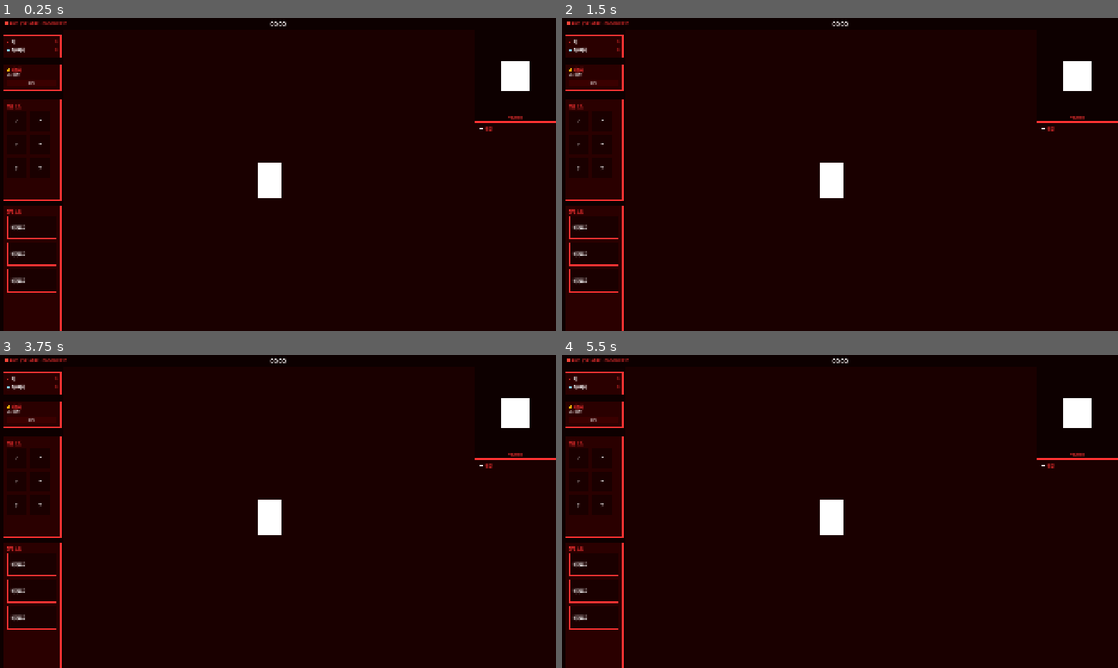
Above: before the commit, frames 1-4 (two rows, left to right).
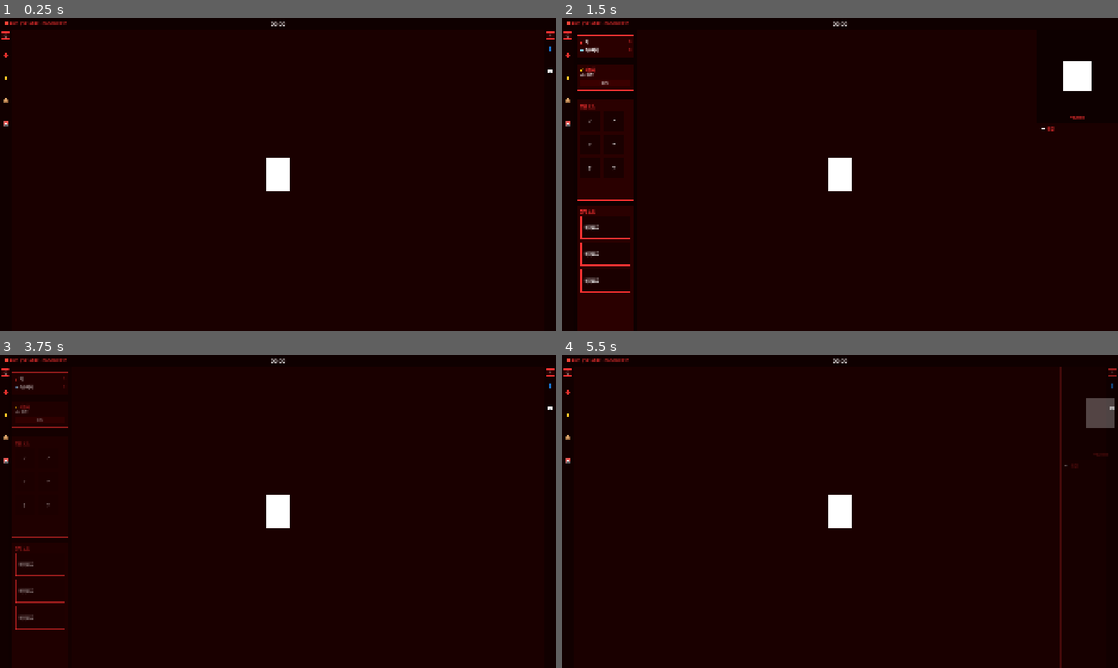
Above: after the commit, the same moments.

Repository: chalie-chariot/velmire
Game: Godot game, scene res://scenes/Main.tscn
The game is run twice, just before and just after one commit, with the same random seed, the same clock (stepped at 60 frames per second) and the same inputs.
Inputs (mouse positions are in pixels of both pictures, inside the frame that each line leads up to):
- Up to frame 1 (0.25 s): no input
- Up to frame 2 (1.5 s): tap Enter at 0.5 s; move the mouse to (962, 158) at 0.52 s; tap Q at 0.6 s; click (962, 158) at 0.67 s; tap E at 0.8 s; drag from (728, 190) to (812, 237) at 1.27 s
- Up to frame 3 (3.75 s): tap Space at 2 s; move the mouse to (333, 442) at 2.02 s; tap Q at 2.1, 3.6 s; click (333, 442) at 2.17 s; tap E at 2.3 s; drag from (250, 574) to (111, 464) at 2.77 s; tap Enter at 3.5 s; move the mouse to (444, 558) at 3.52 s; click (444, 558) at 3.67 s
- Up to frame 4 (5.5 s): tap E at 3.8, 5.3 s; drag from (673, 464) to (756, 433) at 4.27 s; tap Space at 5 s; move the mouse to (867, 511) at 5.02 s; tap Q at 5.1 s; click (867, 511) at 5.17 s

The runs differ from the first frame. In frame 1, 3.2% of the frame differs, in the area x 0-100%, y 1-100%; in frame 2, 3.0%; in frame 3, 3.3%; in frame 4, 4.0%.

Commit message:
ui 보완 01

Diff:
--- a/velmire/scenes/Main.tscn
+++ b/velmire/scenes/Main.tscn
@@ -1,25 +1,26 @@
-[gd_scene load_steps=18 format=3 uid="uid://b1main001"]
+[gd_scene load_steps=21 format=3 uid="uid://b1main001"]
 
 [ext_resource type="Script" path="res://scripts/Main.gd" id="1_main"]
 
 [sub_resource type="StyleBoxFlat" id="StyleBoxFlat_topbar"]
-bg_color = Color(0.05098, 0, 0, 1)
+bg_color = Color(0.05098, 0, 0, 0.8)
 border_width_bottom = 2
 border_color = Color(1, 0.2, 0.2, 1)
 
+[sub_resource type="StyleBoxFlat" id="StyleBoxFlat_left_tab"]
+bg_color = Color(0.05098, 0, 0, 0.7)
+
 [sub_resource type="StyleBoxFlat" id="StyleBoxFlat_leftpanel"]
-bg_color = Color(0.05098, 0, 0, 1)
+bg_color = Color(0.05098, 0, 0, 0.9)
 border_width_right = 1
 border_color = Color(1, 0.2, 0.2, 1)
 
+[sub_resource type="StyleBoxFlat" id="StyleBoxFlat_right_tab"]
+bg_color = Color(0.05098, 0, 0, 0.7)
+
 [sub_resource type="StyleBoxFlat" id="StyleBoxFlat_rightpanel"]
-bg_color = Color(0.05098, 0, 0, 1)
+bg_color = Color(0.05098, 0, 0, 0.9)
 border_width_left = 1
-border_color = Color(1, 0.2, 0.2, 1)
-
-[sub_resource type="StyleBoxFlat" id="StyleBoxFlat_facecam"]
-bg_color = Color(0.05098, 0, 0, 1)
-border_width_bottom = 1
 border_color = Color(1, 0.2, 0.2, 1)
 
 [sub_resource type="StyleBoxFlat" id="StyleBoxFlat_chatbox"]
@@ -37,14 +38,6 @@
 corner_radius_right = 50
 corner_radius_top = 50
 corner_radius_bottom = 50
-
-[sub_resource type="StyleBoxFlat" id="StyleBoxFlat_slot"]
-bg_color = Color(0.164706, 0, 0, 1)
-border_width_left = 1
-border_width_top = 1
-border_width_right = 1
-border_width_bottom = 1
-border_color = Color(1, 0.2, 0.2, 1)
 
 [sub_resource type="StyleBoxFlat" id="StyleBoxFlat_card"]
 bg_color = Color(0.164706, 0, 0, 1)
@@ -58,6 +51,18 @@
 corner_radius_top = 6
 corner_radius_bottom = 6
 
+[sub_resource type="StyleBoxFlat" id="StyleBoxFlat_key_box"]
+bg_color = Color(0.164706, 0, 0, 1)
+border_width_left = 1
+border_width_top = 1
+border_width_right = 1
+border_width_bottom = 1
+border_color = Color(1, 0.2, 0.2, 1)
+corner_radius_left = 4
+corner_radius_right = 4
+corner_radius_top = 4
+corner_radius_bottom = 4
+
 [sub_resource type="StyleBoxFlat" id="StyleBoxFlat_node_slot"]
 bg_color = Color(0.101961, 0, 0, 1)
 border_width_left = 1
@@ -76,6 +81,26 @@
 [node name="CanvasLayer" type="CanvasLayer" parent="."]
 layer = 0
 
+[node name="GameArea" type="ColorRect" parent="CanvasLayer"]
+layout_mode = 3
+anchors_preset = 15
+anchor_right = 1.0
+anchor_bottom = 1.0
+offset_right = 0.0
+offset_bottom = 0.0
+grow_horizontal = 2
+grow_vertical = 2
+color = Color(0.101961, 0, 0, 1)
+
+[node name="Coffin" type="ColorRect" parent="CanvasLayer"]
+layout_mode = 1
+anchors_preset = 0
+offset_left = 920.0
+offset_top = 480.0
+offset_right = 1000.0
+offset_bottom = 600.0
+color = Color(1, 1, 1, 1)
+
 [node name="TopBar" type="Panel" parent="CanvasLayer"]
 layout_mode = 3
 anchors_preset = 0
@@ -108,27 +133,156 @@
 anchor_right = 0.5
 anchor_bottom = 0.5
 offset_left = -35.0
-offset_top = -12.0
+offset_top = -11.0
 offset_right = 35.0
-offset_bottom = 12.0
-grow_horizontal = 2
-grow_vertical = 2
-theme_override_colors/font_color = Color(1, 1, 1, 1)
-theme_override_font_sizes/font_size = 20
+offset_bottom = 11.0
+grow_horizontal = 2
+grow_vertical = 2
+theme_override_colors/font_color = Color(1, 1, 1, 1)
+theme_override_font_sizes/font_size = 18
 text = "00:00"
 horizontal_alignment = 1
 vertical_alignment = 1
 
-[node name="LeftPanel" type="Panel" parent="CanvasLayer"]
+[node name="CoffinHPBar" type="Control" parent="CanvasLayer"]
+visible = false
 layout_mode = 3
 anchors_preset = 0
 anchor_left = 0.0
 anchor_top = 0.0
 anchor_right = 0.0
 anchor_bottom = 0.0
+offset_left = 560.0
+offset_top = 1055.0
+offset_right = 1360.0
+offset_bottom = 1071.0
+
+[node name="HPBarBG" type="ColorRect" parent="CanvasLayer/CoffinHPBar"]
+layout_mode = 1
+anchors_preset = 15
+anchor_right = 1.0
+anchor_bottom = 1.0
+offset_right = 0.0
+offset_bottom = 0.0
+grow_horizontal = 2
+grow_vertical = 2
+color = Color(0.227451, 0, 0, 1)
+
+[node name="HPFill" type="ColorRect" parent="CanvasLayer/CoffinHPBar"]
+layout_mode = 1
+anchors_preset = 15
+anchor_right = 1.0
+anchor_bottom = 1.0
+offset_right = 0.0
+offset_bottom = 0.0
+grow_horizontal = 2
+grow_vertical = 2
+color = Color(1, 0.2, 0.2, 1)
+
+[node name="LeftTab" type="ColorRect" parent="CanvasLayer"]
+layout_mode = 1
+anchors_preset = 0
 offset_left = 0.0
 offset_top = 40.0
-offset_right = 220.0
+offset_right = 40.0
+offset_bottom = 1080.0
+mouse_filter = 1
+color = Color(0.05098, 0, 0, 0.7)
+
+[node name="KeyBox" type="Panel" parent="CanvasLayer/LeftTab"]
+layout_mode = 1
+anchors_preset = 0
+offset_left = 4.0
+offset_top = 8.0
+offset_right = 36.0
+offset_bottom = 32.0
+theme_override_styles/panel = SubResource("StyleBoxFlat_key_box")
+
+[node name="Label" type="Label" parent="CanvasLayer/LeftTab/KeyBox"]
+layout_mode = 1
+anchors_preset = 8
+anchor_left = 0.5
+anchor_top = 0.5
+anchor_right = 0.5
+anchor_bottom = 0.5
+offset_left = -10.0
+offset_top = -8.0
+offset_right = 10.0
+offset_bottom = 8.0
+grow_horizontal = 2
+grow_vertical = 2
+theme_override_colors/font_color = Color(1, 1, 1, 1)
+theme_override_font_sizes/font_size = 12
+text = "Q"
+horizontal_alignment = 1
+vertical_alignment = 1
+
+[node name="Icon1" type="Label" parent="CanvasLayer/LeftTab"]
+layout_mode = 1
+anchors_preset = 5
+anchor_left = 0.5
+anchor_right = 0.5
+offset_left = -10.0
+offset_top = 70.0
+offset_right = 10.0
+offset_bottom = 90.0
+grow_horizontal = 2
+theme_override_colors/font_color = Color(1, 1, 1, 1)
+theme_override_font_sizes/font_size = 20
+text = "🩸"
+horizontal_alignment = 1
+
+[node name="Icon2" type="Label" parent="CanvasLayer/LeftTab"]
+layout_mode = 1
+anchors_preset = 5
+anchor_left = 0.5
+anchor_right = 0.5
+offset_left = -10.0
+offset_top = 150.0
+offset_right = 10.0
+offset_bottom = 170.0
+grow_horizontal = 2
+theme_override_colors/font_color = Color(1, 1, 1, 1)
+theme_override_font_sizes/font_size = 20
+text = "⚡"
+horizontal_alignment = 1
+
+[node name="Icon3" type="Label" parent="CanvasLayer/LeftTab"]
+layout_mode = 1
+anchors_preset = 5
+anchor_left = 0.5
+anchor_right = 0.5
+offset_left = -10.0
+offset_top = 230.0
+offset_right = 10.0
+offset_bottom = 250.0
+grow_horizontal = 2
+theme_override_colors/font_color = Color(1, 1, 1, 1)
+theme_override_font_sizes/font_size = 20
+text = "📦"
+horizontal_alignment = 1
+
+[node name="Icon4" type="Label" parent="CanvasLayer/LeftTab"]
+layout_mode = 1
+anchors_preset = 5
+anchor_left = 0.5
+anchor_right = 0.5
+offset_left = -10.0
+offset_top = 310.0
+offset_right = 10.0
+offset_bottom = 330.0
+grow_horizontal = 2
+theme_override_colors/font_color = Color(1, 1, 1, 1)
+theme_override_font_sizes/font_size = 20
+text = "🎴"
+horizontal_alignment = 1
+
+[node name="LeftPanel" type="Panel" parent="CanvasLayer"]
+layout_mode = 1
+anchors_preset = 0
+offset_left = -220.0
+offset_top = 40.0
+offset_right = 0.0
 offset_bottom = 1080.0
 theme_override_styles/panel = SubResource("StyleBoxFlat_leftpanel")
 
@@ -534,38 +688,80 @@
 text = "비어있음"
 vertical_alignment = 1
 
-[node name="GameArea" type="ColorRect" parent="CanvasLayer"]
-layout_mode = 3
-anchors_preset = 0
-anchor_left = 0.0
-anchor_top = 0.0
-anchor_right = 0.0
-anchor_bottom = 0.0
-offset_left = 220.0
-offset_top = 40.0
-offset_right = 1640.0
-offset_bottom = 1080.0
-color = Color(0.101961, 0, 0, 1)
-
-[node name="Coffin" type="ColorRect" parent="CanvasLayer/GameArea"]
-layout_mode = 1
-anchors_preset = 0
-offset_left = 670.0
-offset_top = 460.0
-offset_right = 750.0
-offset_bottom = 580.0
-color = Color(1, 1, 1, 1)
-
-[node name="RightPanel" type="Panel" parent="CanvasLayer"]
-layout_mode = 3
-anchors_preset = 0
-anchor_left = 0.0
-anchor_top = 0.0
-anchor_right = 0.0
-anchor_bottom = 0.0
-offset_left = 1640.0
+[node name="RightTab" type="ColorRect" parent="CanvasLayer"]
+layout_mode = 1
+anchors_preset = 0
+offset_left = 1880.0
 offset_top = 40.0
 offset_right = 1920.0
+offset_bottom = 1080.0
+mouse_filter = 1
+color = Color(0.05098, 0, 0, 0.7)
+
+[node name="KeyBox" type="Panel" parent="CanvasLayer/RightTab"]
+layout_mode = 1
+anchors_preset = 0
+offset_left = 4.0
+offset_top = 8.0
+offset_right = 36.0
+offset_bottom = 32.0
+theme_override_styles/panel = SubResource("StyleBoxFlat_key_box")
+
+[node name="Label" type="Label" parent="CanvasLayer/RightTab/KeyBox"]
+layout_mode = 1
+anchors_preset = 8
+anchor_left = 0.5
+anchor_top = 0.5
+anchor_right = 0.5
+anchor_bottom = 0.5
+offset_left = -10.0
+offset_top = -8.0
+offset_right = 10.0
+offset_bottom = 8.0
+grow_horizontal = 2
+grow_vertical = 2
+theme_override_colors/font_color = Color(1, 1, 1, 1)
+theme_override_font_sizes/font_size = 12
+text = "E"
+horizontal_alignment = 1
+vertical_alignment = 1
+
+[node name="Icon1" type="Label" parent="CanvasLayer/RightTab"]
+layout_mode = 1
+anchors_preset = 5
+anchor_left = 0.5
+anchor_right = 0.5
+offset_left = -10.0
+offset_top = 50.0
+offset_right = 10.0
+offset_bottom = 70.0
+grow_horizontal = 2
+theme_override_colors/font_color = Color(1, 1, 1, 1)
+theme_override_font_sizes/font_size = 20
+text = "👤"
+horizontal_alignment = 1
+
+[node name="Icon2" type="Label" parent="CanvasLayer/RightTab"]
+layout_mode = 1
+anchors_preset = 5
+anchor_left = 0.5
+anchor_right = 0.5
+offset_left = -10.0
+offset_top = 130.0
+offset_right = 10.0
+offset_bottom = 150.0
+grow_horizontal = 2
+theme_override_colors/font_color = Color(1, 1, 1, 1)
+theme_override_font_sizes/font_size = 20
+text = "💬"
+horizontal_alignment = 1
+
+[node name="RightPanel" type="Panel" parent="CanvasLayer"]
+layout_mode = 1
+anchors_preset = 0
+offset_left = 1920.0
+offset_top = 40.0
+offset_right = 2200.0
 offset_bottom = 1080.0
 theme_override_styles/panel = SubResource("StyleBoxFlat_rightpanel")
 
@@ -577,15 +773,6 @@
 offset_right = 280.0
 offset_bottom = 320.0
 color = Color(0.05098, 0, 0, 1)
-
-[node name="FacecamBorder" type="ColorRect" parent="CanvasLayer/RightPanel/VelmireFacecam"]
-layout_mode = 1
-anchors_preset = 0
-offset_left = 0.0
-offset_top = 319.0
-offset_right = 280.0
-offset_bottom = 320.0
-color = Color(1, 0.2, 0.2, 1)
 
 [node name="FacecamPlaceholder" type="Panel" parent="CanvasLayer/RightPanel/VelmireFacecam"]
 layout_mode = 1
@@ -639,38 +826,3 @@
 [node name="ChatLog" type="VBoxContainer" parent="CanvasLayer/RightPanel/ChatBox/ScrollContainer"]
 layout_mode = 2
 size_flags_horizontal = 3
-
-[node name="CoffinHPBar" type="Control" parent="CanvasLayer"]
-visible = false
-layout_mode = 3
-anchors_preset = 0
-anchor_left = 0.0
-anchor_top = 0.0
-anchor_right = 0.0
-anchor_bottom = 0.0
-offset_left = 460.0
-offset_top = 1055.0
-offset_right = 1260.0
-offset_bottom = 1071.0
-
-[node name="HPBarBG" type="ColorRect" parent="CanvasLayer/CoffinHPBar"]
-layout_mode = 1
-anchors_preset = 15
-anchor_right = 1.0
-anchor_bottom = 1.0
-offset_right = 0.0
-offset_bottom = 0.0
-grow_horizontal = 2
-grow_vertical = 2
-color = Color(0.227451, 0, 0, 1)
-
-[node name="HPFill" type="ColorRect" parent="CanvasLayer/CoffinHPBar"]
-layout_mode = 1
-anchors_preset = 15
-anchor_right = 1.0
-anchor_bottom = 1.0
-offset_right = 0.0
-offset_bottom = 0.0
-grow_horizontal = 2
-grow_vertical = 2
-color = Color(1, 0.2, 0.2, 1)
--- a/velmire/scripts/Main.gd
+++ b/velmire/scripts/Main.gd
@@ -1,4 +1,101 @@
 extends Node2D
+
+var _left_tween: Tween
+var _right_tween: Tween
+var _left_open: bool = false
+var _right_open: bool = false
 
 func _ready() -> void:
 	print("Main 시작")
+	$CanvasLayer/LeftPanel.modulate = Color(1, 1, 1, 0)
+	$CanvasLayer/RightPanel.modulate = Color(1, 1, 1, 0)
+	$CanvasLayer/LeftPanel.position = Vector2(-220, $CanvasLayer/LeftPanel.position.y)
+	$CanvasLayer/RightPanel.position = Vector2(1920, $CanvasLayer/RightPanel.position.y)
+	$CanvasLayer/LeftTab.gui_input.connect(_on_left_tab_gui_input)
+	$CanvasLayer/RightTab.gui_input.connect(_on_right_tab_gui_input)
+
+func _input(event: InputEvent) -> void:
+	if event is InputEventKey and event.pressed:
+		if event.keycode == KEY_Q:
+			if _left_open:
+				_slide_left_close()
+			else:
+				_slide_left_open()
+			_left_open = !_left_open
+
+		if event.keycode == KEY_E:
+			if _right_open:
+				_slide_right_close()
+			else:
+				_slide_right_open()
+			_right_open = !_right_open
+
+func _on_left_tab_gui_input(event: InputEvent) -> void:
+	if event is InputEventMouseButton and event.pressed and event.button_index == MOUSE_BUTTON_LEFT:
+		_on_left_tab_clicked()
+
+func _on_right_tab_gui_input(event: InputEvent) -> void:
+	if event is InputEventMouseButton and event.pressed and event.button_index == MOUSE_BUTTON_LEFT:
+		_on_right_tab_clicked()
+
+func _on_left_tab_clicked() -> void:
+	if _left_open:
+		_slide_left_close()
+	else:
+		_slide_left_open()
+	_left_open = !_left_open
+
+func _on_right_tab_clicked() -> void:
+	if _right_open:
+		_slide_right_close()
+	else:
+		_slide_right_open()
+	_right_open = !_right_open
+
+func _slide_left_open() -> void:
+	if _left_tween:
+		_left_tween.kill()
+	_left_tween = create_tween()
+	_left_tween.set_parallel(true)
+	_left_tween.tween_property(
+		$CanvasLayer/LeftPanel, "position", Vector2(40, $CanvasLayer/LeftPanel.position.y), 0.25
+	).set_ease(Tween.EASE_OUT).set_trans(Tween.TRANS_QUART)
+	_left_tween.tween_property(
+		$CanvasLayer/LeftPanel, "modulate", Color(1, 1, 1, 1), 0.25
+	).set_ease(Tween.EASE_OUT)
+
+func _slide_left_close() -> void:
+	if _left_tween:
+		_left_tween.kill()
+	_left_tween = create_tween()
+	_left_tween.set_parallel(true)
+	_left_tween.tween_property(
+		$CanvasLayer/LeftPanel, "position", Vector2(-220, $CanvasLayer/LeftPanel.position.y), 0.25
+	).set_ease(Tween.EASE_IN).set_trans(Tween.TRANS_QUART)
+	_left_tween.tween_property(
+		$CanvasLayer/LeftPanel, "modulate", Color(1, 1, 1, 0), 0.25
+	).set_ease(Tween.EASE_IN)
+
+func _slide_right_open() -> void:
+	if _right_tween:
+		_right_tween.kill()
+	_right_tween = create_tween()
+	_right_tween.set_parallel(true)
+	_right_tween.tween_property(
+		$CanvasLayer/RightPanel, "position", Vector2(1640, $CanvasLayer/RightPanel.position.y), 0.25
+	).set_ease(Tween.EASE_OUT).set_trans(Tween.TRANS_QUART)
+	_right_tween.tween_property(
+		$CanvasLayer/RightPanel, "modulate", Color(1, 1, 1, 1), 0.25
+	).set_ease(Tween.EASE_OUT)
+
+func _slide_right_close() -> void:
+	if _right_tween:
+		_right_tween.kill()
+	_right_tween = create_tween()
+	_right_tween.set_parallel(true)
+	_right_tween.tween_property(
+		$CanvasLayer/RightPanel, "position", Vector2(1920, $CanvasLayer/RightPanel.position.y), 0.25
+	).set_ease(Tween.EASE_IN).set_trans(Tween.TRANS_QUART)
+	_right_tween.tween_property(
+		$CanvasLayer/RightPanel, "modulate", Color(1, 1, 1, 0), 0.25
+	).set_ease(Tween.EASE_IN)
